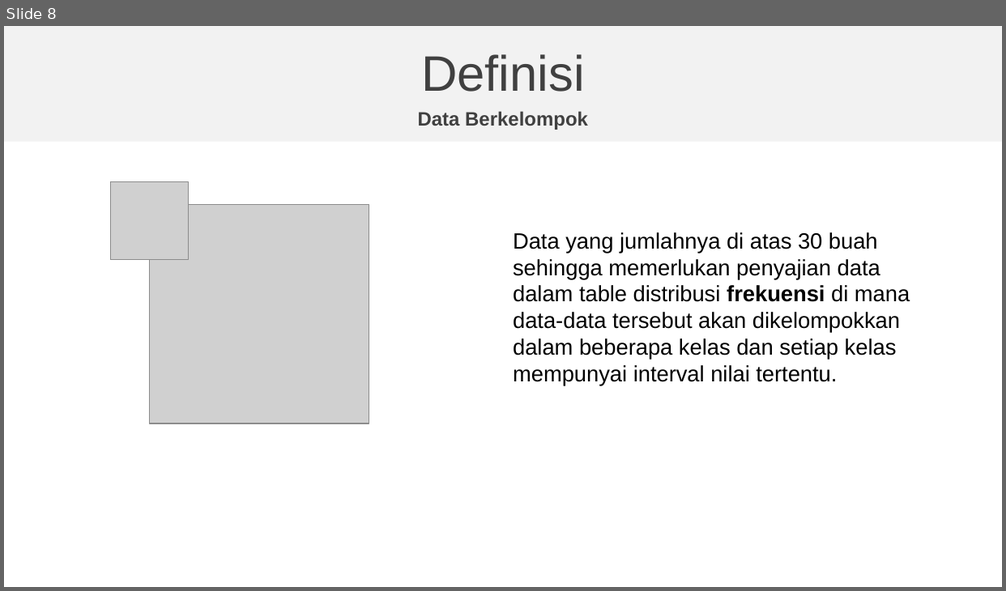
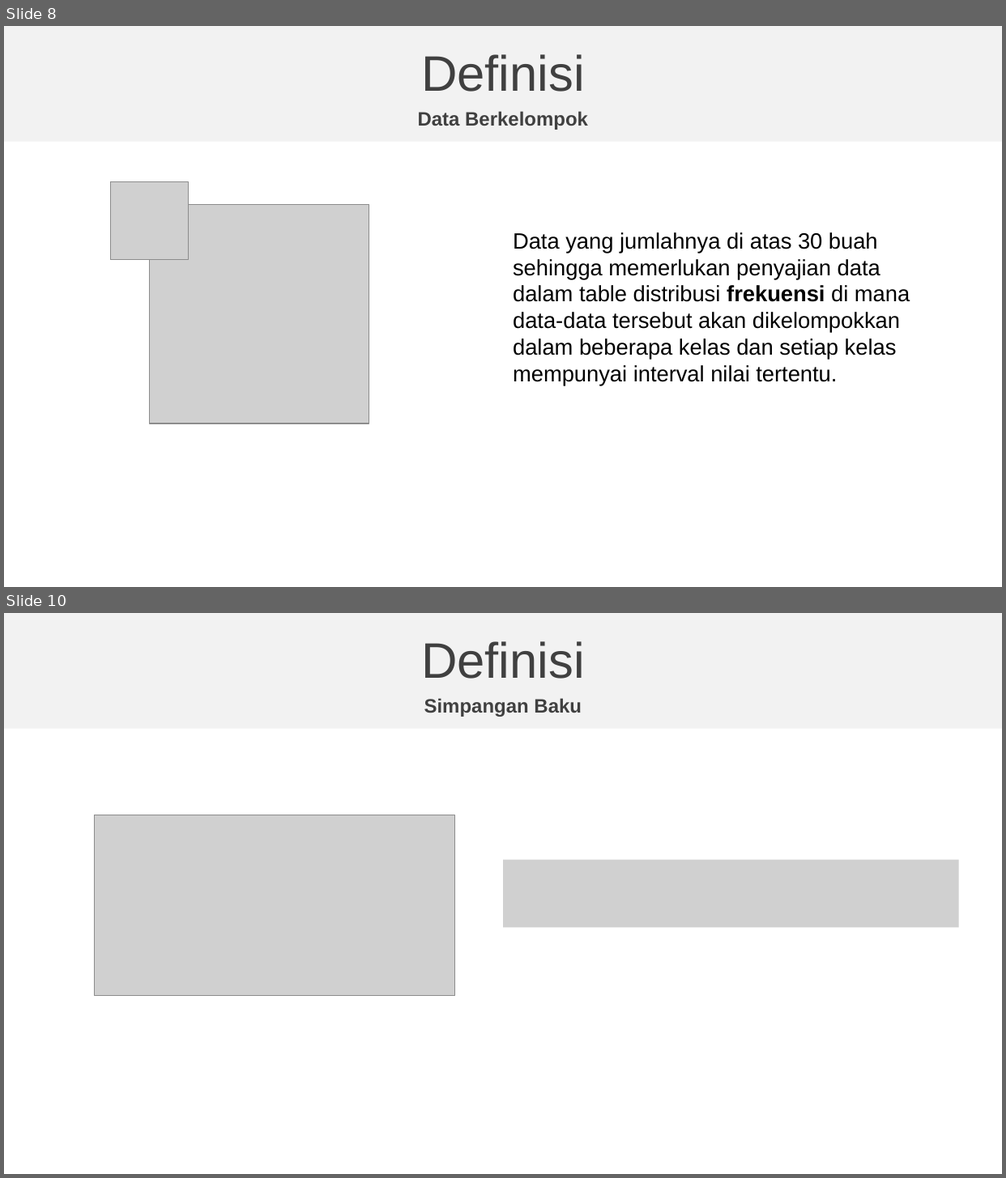
Before and after one commit to natacloud/statistika, a slide deck: Presentasi-Statistika-kelompok-3.pptx. Shown one above the other, each under a label of ours: slide 8 before the commit, slides 8 and 10 after it; the slides between them are not shown. The pictures are 1006x591 and 1006x1178 pixels, drawn with LibreOffice and Linux fonts; fonts in the diff are those of the drawing; grey boxes stand for pictures; background and template pictures are left out. Boxes give left, top, right and bottom in pixels: in the first picture for what was removed or moved away, otherwise in the second. Text is boxed around its words. In the diff, an @@ line names an element or a change of style, - is before the commit and + after.

Commit message:
Powerpoint Project definisi selesai

```diff
--- a/Presentasi-Statistika-kelompok-3.pptx
+++ b/Presentasi-Statistika-kelompok-3.pptx
@@ slide 10 added at box(4, 613, 1002, 1174), background picture (left out); not listed: 1 template element that a slide beside it also shows @@
@@ text added at box(421, 641, 585, 679), 36 pt, text #404040 @@
+Definisi
@@ text added at box(424, 698, 582, 717), 14 pt, text #404040, bold @@
+Simpangan Baku
@@ picture added at box(95, 815, 455, 996) @@
@@ picture added at box(503, 859, 959, 927) @@
```
Also in this commit, not shown: 2 slides changed, 3 other slides added.
